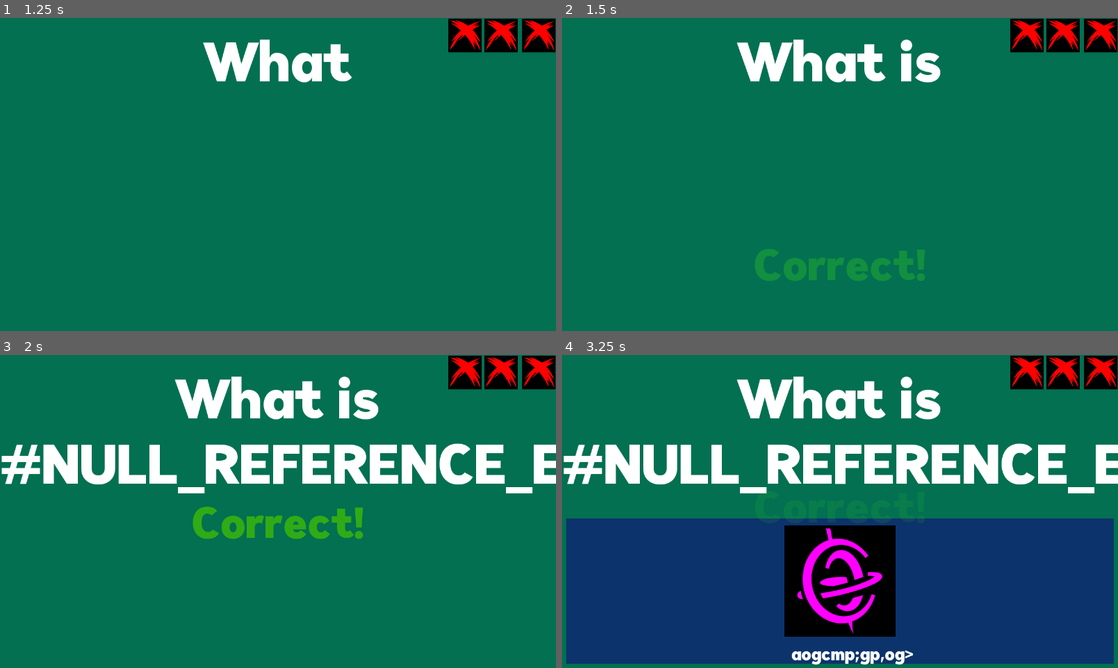
Above: before the commit, frames 1-4 (two rows, left to right).
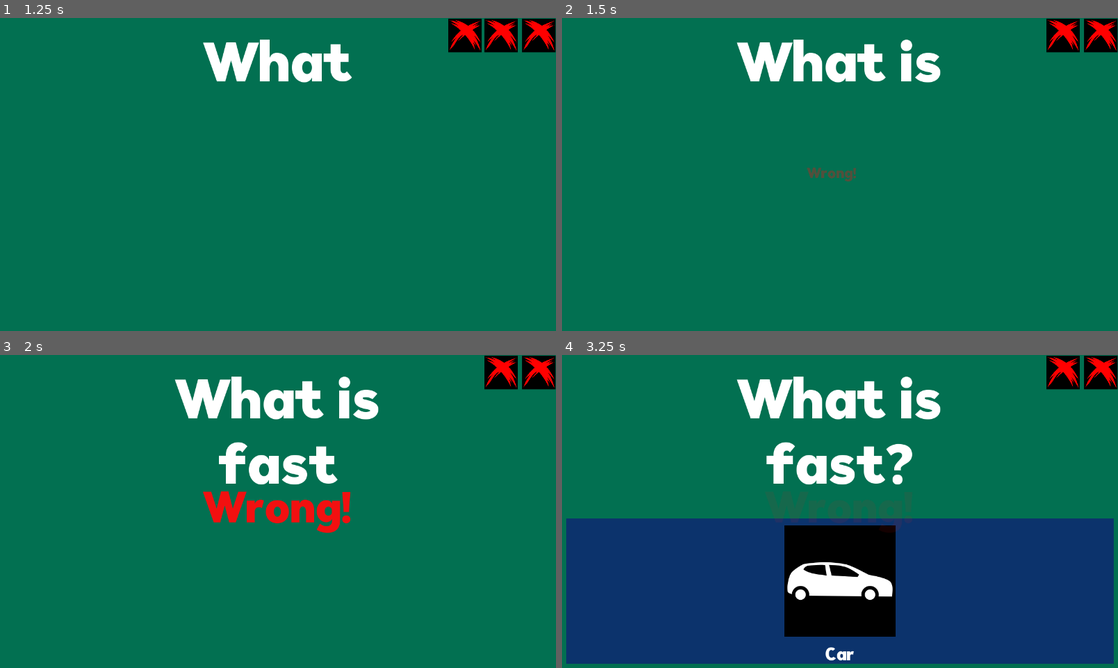
Above: after the commit, the same moments.

Repository: szymon112233/Filmufkapro
Game: Godot game, scene res://Main.tscn
Same seed, same stepped clock (60 frames per second), same inputs: the game is played once before the commit and once after it.
Inputs:
- Up to frame 1 (1.25 s): tap Enter (ui_accept) at 0.5, 0.77 s; hold Right (right_option) from 0.53 s (still down)
- Up to frame 2 (1.5 s): tap Enter (ui_accept) at 1.25 s; release Right (right_option) at 1.28 s; hold Left (left_option) from 1.28 s (still down)
- Up to frame 3 (2 s): keep holding Left (left_option); tap Enter (ui_accept) at 1.52 s
- Up to frame 4 (3.25 s): release Left (left_option) at 2.03 s; hold Right (right_option) from 2.03 s (still down); tap Enter (ui_accept) at 3.02 s

Frame 1 is identical in both runs. In frame 2, 2.1% of the frame differs, in the area x 34-87%, y 0-84%; in frame 3, 11%, in the area x 0-100%, y 0-59%; in frame 4, 11%.

Commit message:
Added new questions

Diff:
--- /dev/null
+++ b/Choices/Done/BluePizzaChoice.tres
@@ -0,0 +1,10 @@
+[gd_resource type="Resource" load_steps=3 format=2]
+
+[ext_resource path="res://Scripts/Choice.gd" type="Script" id=1]
+[ext_resource path="res://Textures/full-pizza.png" type="Texture" id=2]
+
+[resource]
+script = ExtResource( 1 )
+Name = "Pizza"
+Icon = ExtResource( 2 )
+IconColor = Color( 0.00392157, 0.290196, 0.694118, 1 )
--- /dev/null
+++ b/Choices/Done/CalculatorChoice.tres
@@ -0,0 +1,10 @@
+[gd_resource type="Resource" load_steps=3 format=2]
+
+[ext_resource path="res://Scripts/Choice.gd" type="Script" id=1]
+[ext_resource path="res://Textures/calculator.png" type="Texture" id=2]
+
+[resource]
+script = ExtResource( 1 )
+Name = "Calc"
+Icon = ExtResource( 2 )
+IconColor = Color( 1, 1, 1, 1 )
--- a/Questions/TBI/WhatIsBig.tres
+++ b/Questions/Done/Normal/WhatIsBig.tres
@@ -1,13 +1,13 @@
 [gd_resource type="Resource" load_steps=4 format=2]
 
-[ext_resource path="res://Scripts/Question.gd" type="Script" id=1]
-[ext_resource path="res://Choices/Done/MouseChoice.tres" type="Resource" id=2]
+[ext_resource path="res://Choices/Done/MouseChoice.tres" type="Resource" id=1]
+[ext_resource path="res://Scripts/Question.gd" type="Script" id=2]
 [ext_resource path="res://Choices/Done/ElephantChoice.tres" type="Resource" id=3]
 
 [resource]
-script = ExtResource( 1 )
+script = ExtResource( 2 )
 QuestionContent = "What is big?"
 Choice1Valid = false
 Choice2Valid = true
-Choice1 = ExtResource( 2 )
+Choice1 = ExtResource( 1 )
 Choice2 = ExtResource( 3 )
--- /dev/null
+++ b/Questions/Done/Normal/WhatIsBlue.tres
@@ -0,0 +1,13 @@
+[gd_resource type="Resource" load_steps=4 format=2]
+
+[ext_resource path="res://Choices/Done/BluePizzaChoice.tres" type="Resource" id=1]
+[ext_resource path="res://Scripts/Question.gd" type="Script" id=2]
+[ext_resource path="res://Choices/Done/CarChoice.tres" type="Resource" id=3]
+
+[resource]
+script = ExtResource( 2 )
+QuestionContent = "What is Blue?"
+Choice1Valid = false
+Choice2Valid = true
+Choice1 = ExtResource( 3 )
+Choice2 = ExtResource( 1 )
--- /dev/null
+++ b/Questions/Done/Normal/WhatIsLighter.tres
@@ -0,0 +1,13 @@
+[gd_resource type="Resource" load_steps=4 format=2]
+
+[ext_resource path="res://Scripts/Question.gd" type="Script" id=1]
+[ext_resource path="res://Choices/Done/CalculatorChoice.tres" type="Resource" id=2]
+[ext_resource path="res://Choices/Done/DwarfChoice.tres" type="Resource" id=3]
+
+[resource]
+script = ExtResource( 1 )
+QuestionContent = "What is lighter?"
+Choice1Valid = true
+Choice2Valid = false
+Choice1 = ExtResource( 2 )
+Choice2 = ExtResource( 3 )
--- /dev/null
+++ b/Questions/Done/Normal/WhatIsRound.tres
@@ -0,0 +1,13 @@
+[gd_resource type="Resource" load_steps=4 format=2]
+
+[ext_resource path="res://Choices/Done/BluePizzaChoice.tres" type="Resource" id=1]
+[ext_resource path="res://Scripts/Question.gd" type="Script" id=2]
+[ext_resource path="res://Choices/Done/HotDogChoice.tres" type="Resource" id=3]
+
+[resource]
+script = ExtResource( 2 )
+QuestionContent = "What is big?"
+Choice1Valid = true
+Choice2Valid = false
+Choice1 = ExtResource( 1 )
+Choice2 = ExtResource( 3 )
--- /dev/null
+++ b/Questions/Done/Normal/WhatIsTall.tres
@@ -0,0 +1,13 @@
+[gd_resource type="Resource" load_steps=4 format=2]
+
+[ext_resource path="res://Scripts/Question.gd" type="Script" id=1]
+[ext_resource path="res://Choices/Done/ElfChoice.tres" type="Resource" id=2]
+[ext_resource path="res://Choices/Done/DwarfChoice.tres" type="Resource" id=3]
+
+[resource]
+script = ExtResource( 1 )
+QuestionContent = "What is tall?"
+Choice1Valid = false
+Choice2Valid = true
+Choice1 = ExtResource( 3 )
+Choice2 = ExtResource( 2 )
--- a/Questions/TBI/WhatIsERROR.tres
+++ /dev/null
@@ -1,12 +0,0 @@
-[gd_resource type="Resource" load_steps=3 format=2]
-
-[ext_resource path="res://Scripts/Question.gd" type="Script" id=1]
-[ext_resource path="res://Choices/WIPChoice.tres" type="Resource" id=2]
-
-[resource]
-script = ExtResource( 1 )
-QuestionContent = "What is big?"
-Choice1Valid = false
-Choice2Valid = false
-Choice1 = ExtResource( 2 )
-Choice2 = ExtResource( 2 )
--- a/Questions/TBI/WhatIsPope.tres
+++ /dev/null
@@ -1,12 +0,0 @@
-[gd_resource type="Resource" load_steps=3 format=2]
-
-[ext_resource path="res://Scripts/Question.gd" type="Script" id=1]
-[ext_resource path="res://Choices/WIPChoice.tres" type="Resource" id=2]
-
-[resource]
-script = ExtResource( 1 )
-QuestionContent = "What is pope?"
-Choice1Valid = false
-Choice2Valid = false
-Choice1 = ExtResource( 2 )
-Choice2 = ExtResource( 2 )
--- a/Questions/TBI/WhatIsWhite.tres
+++ /dev/null
@@ -1,13 +0,0 @@
-[gd_resource type="Resource" load_steps=4 format=2]
-
-[ext_resource path="res://Scripts/Question.gd" type="Script" id=1]
-[ext_resource path="res://Choices/Done/GoddetteChoice.tres" type="Resource" id=2]
-[ext_resource path="res://Choices/Done/CarChoice.tres" type="Resource" id=3]
-
-[resource]
-script = ExtResource( 1 )
-QuestionContent = "What is white?"
-Choice1Valid = true
-Choice2Valid = false
-Choice1 = ExtResource( 3 )
-Choice2 = ExtResource( 2 )
--- a/QuizManager.tscn
+++ b/QuizManager.tscn
@@ -1,9 +1,9 @@
-[gd_scene load_steps=22 format=2]
+[gd_scene load_steps=26 format=2]
 
 [ext_resource path="res://Scripts/QuizManager.gd" type="Script" id=1]
 [ext_resource path="res://Questions/Done/Normal/WhatIsCute.tres" type="Resource" id=2]
 [ext_resource path="res://Questions/Done/Normal/WhatIsFast.tres" type="Resource" id=3]
-[ext_resource path="res://Questions/TBI/WhatIsWhite.tres" type="Resource" id=4]
+[ext_resource path="res://Questions/Done/Normal/WhatIsBlue.tres" type="Resource" id=4]
 [ext_resource path="res://Questions/Done/AlwaysTruth/WhatIsHeavy2.tres" type="Resource" id=5]
 [ext_resource path="res://Questions/Done/AlwaysTruth/WhatIsPotato.tres" type="Resource" id=6]
 [ext_resource path="res://Questions/Done/Normal/WhatIsHeavy.tres" type="Resource" id=7]
@@ -21,9 +21,13 @@
 [ext_resource path="res://Questions/Done/Normal/WhatIsLife.tres" type="Resource" id=19]
 [ext_resource path="res://Questions/Done/AlwaysTruth/WhatIsLove.tres" type="Resource" id=20]
 [ext_resource path="res://Questions/Done/AlwaysTruth/WhatIsError.tres" type="Resource" id=21]
+[ext_resource path="res://Questions/Done/Normal/WhatIsBig.tres" type="Resource" id=22]
+[ext_resource path="res://Questions/Done/Normal/WhatIsLighter.tres" type="Resource" id=23]
+[ext_resource path="res://Questions/Done/Normal/WhatIsTall.tres" type="Resource" id=24]
+[ext_resource path="res://Questions/Done/Normal/WhatIsRound.tres" type="Resource" id=25]
 
 [node name="QuizManager" type="Node"]
 script = ExtResource( 1 )
 AllQuestions = [ ExtResource( 2 ), ExtResource( 3 ), ExtResource( 5 ), ExtResource( 4 ) ]
-TutorialQuestionsQueue = [ ExtResource( 21 ), ExtResource( 20 ), ExtResource( 18 ), ExtResource( 19 ), ExtResource( 3 ), ExtResource( 11 ), ExtResource( 9 ), ExtResource( 2 ), ExtResource( 7 ), ExtResource( 6 ), ExtResource( 12 ), ExtResource( 8 ), ExtResource( 13 ), ExtResource( 10 ), ExtResource( 5 ), ExtResource( 16 ), ExtResource( 14 ), ExtResource( 15 ), ExtResource( 17 ) ]
+TutorialQuestionsQueue = [ ExtResource( 3 ), ExtResource( 11 ), ExtResource( 20 ), ExtResource( 9 ), ExtResource( 2 ), ExtResource( 7 ), ExtResource( 6 ), ExtResource( 12 ), ExtResource( 8 ), ExtResource( 13 ), ExtResource( 10 ), ExtResource( 5 ), ExtResource( 18 ), ExtResource( 16 ), ExtResource( 19 ), ExtResource( 14 ), ExtResource( 15 ), ExtResource( 17 ), ExtResource( 21 ), ExtResource( 3 ), ExtResource( 24 ), ExtResource( 22 ), ExtResource( 4 ), ExtResource( 23 ), ExtResource( 25 ), ExtResource( 11 ) ]
 SpeedMultiplier = 0.05
